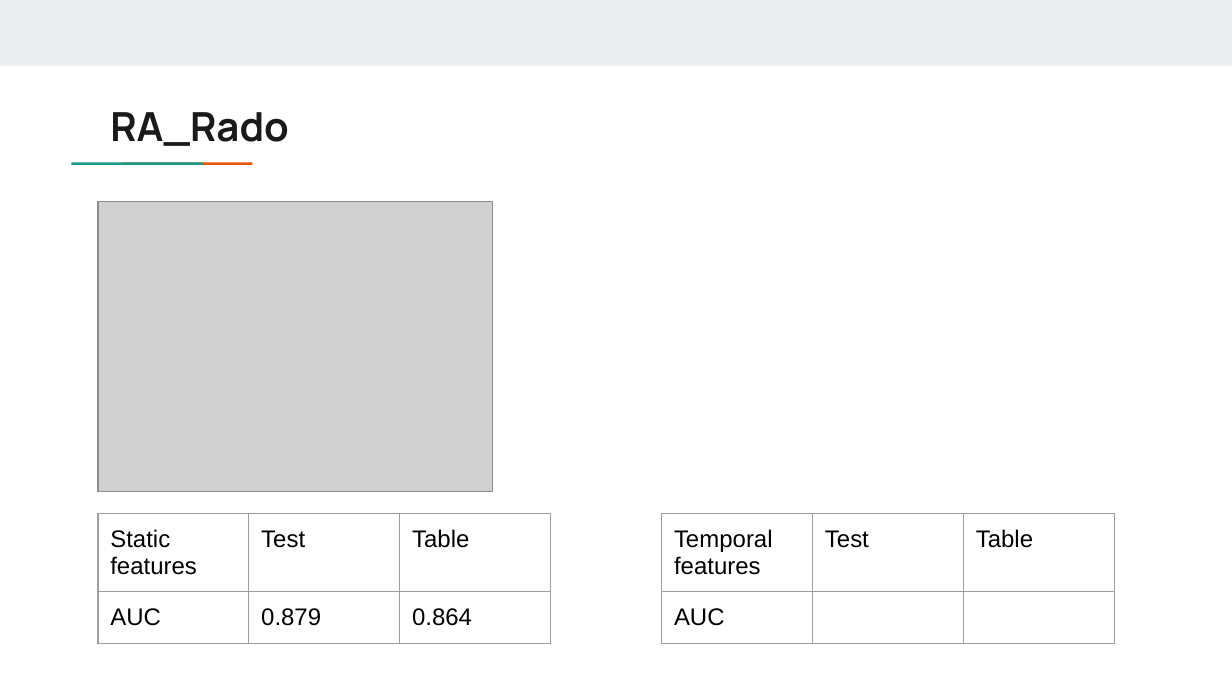
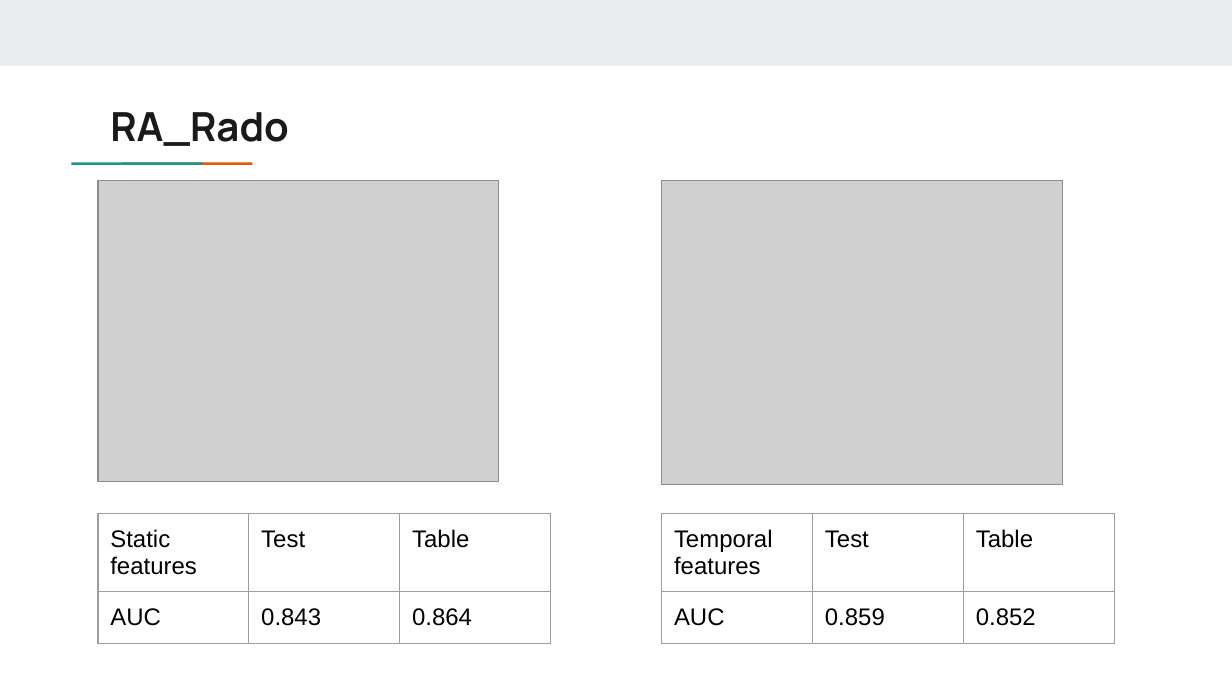
Before and after one commit to answerIII/GraphTheory2022-2023, a slide deck: slide 20 of notes/Team17.pptx. Drawn at 1232x693 pixels with LibreOffice and Linux fonts; fonts in the diff are those of the drawing; grey boxes stand for pictures. Boxes give left, top, right and bottom in pixels: in the first picture for what was removed or moved away, otherwise in the second. Text is boxed around its words. In the diff, an @@ line names an element or a change of style, - is before the commit and + after.

```diff
--- a/notes/Team17.pptx
+++ b/notes/Team17.pptx
@@ picture resized from (x1=99, y1=202, x2=493, y2=492) to (x1=99, y1=181, x2=499, y2=483) @@
@@ picture added at (x1=662, y1=181, x2=1062, y2=485) @@
@@ table at (x1=99, y1=514, x2=553, y2=649) @@
-row 2, column 2: 0.879
+row 2, column 2: 0.843
@@ table at (x1=662, y1=514, x2=1116, y2=649) @@
-row 2, column 2: 
+row 2, column 2: 0.859
-row 2, column 3: 
+row 2, column 3: 0.852
```
Also in this commit, not shown: 2 other slides changed, 6 slides added, 3 slides removed, 19 other files.
